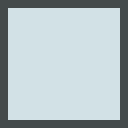
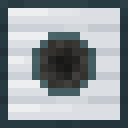
The second 128px x 128px image is a revision of the first. Changes to its layers:
renamed "border" to "frame", blend normal → multiply, painted on it over (0, 0, 128, 128)
added layer "opening frame" (multiply) above "darken" over (32, 32, 96, 96)
added layer "grinder" above "bg color" over (40, 40, 88, 88)
renamed "bg" to "bg color", blend normal → color burn, painted on it over (0, 0, 128, 128)
added layer "iron_block" over (0, 0, 128, 128)
